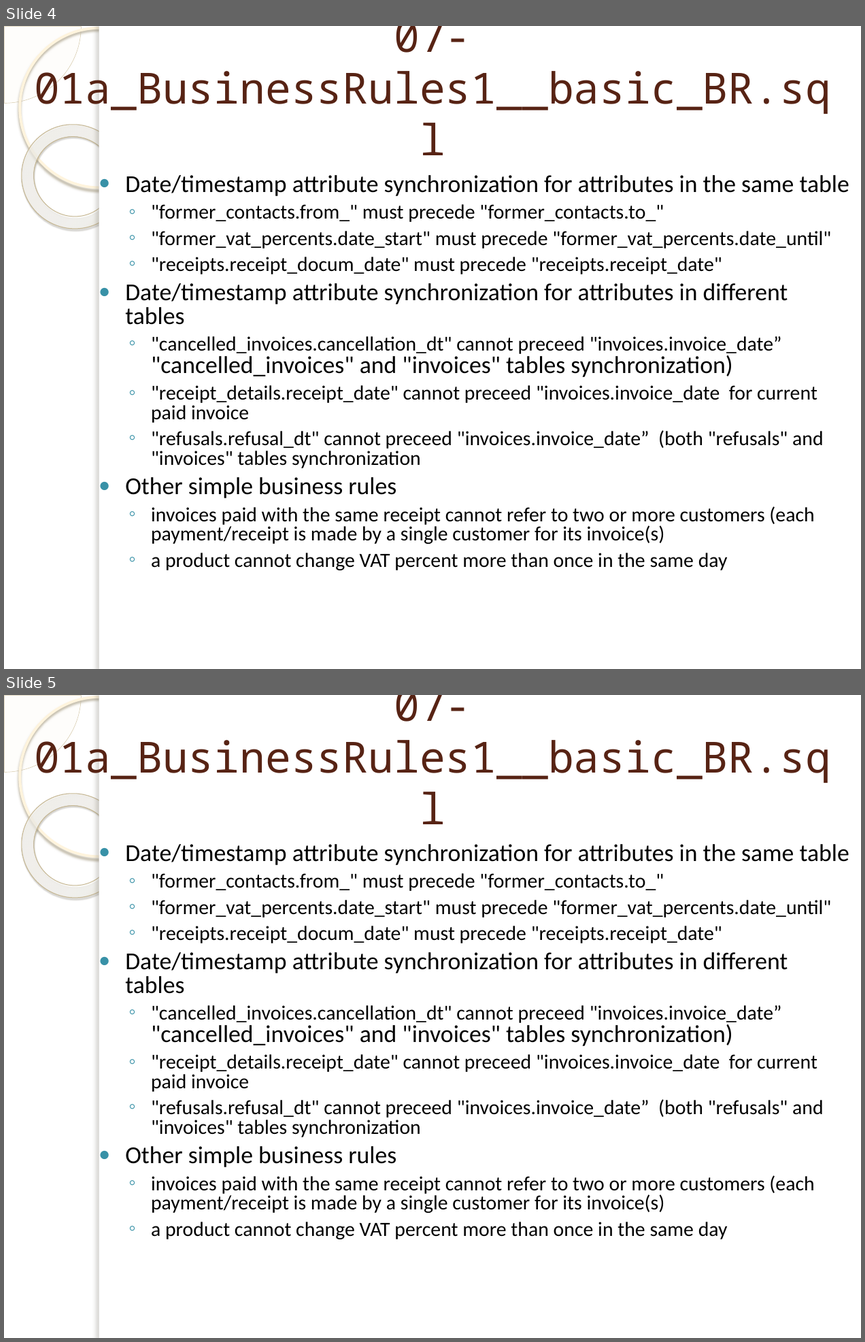
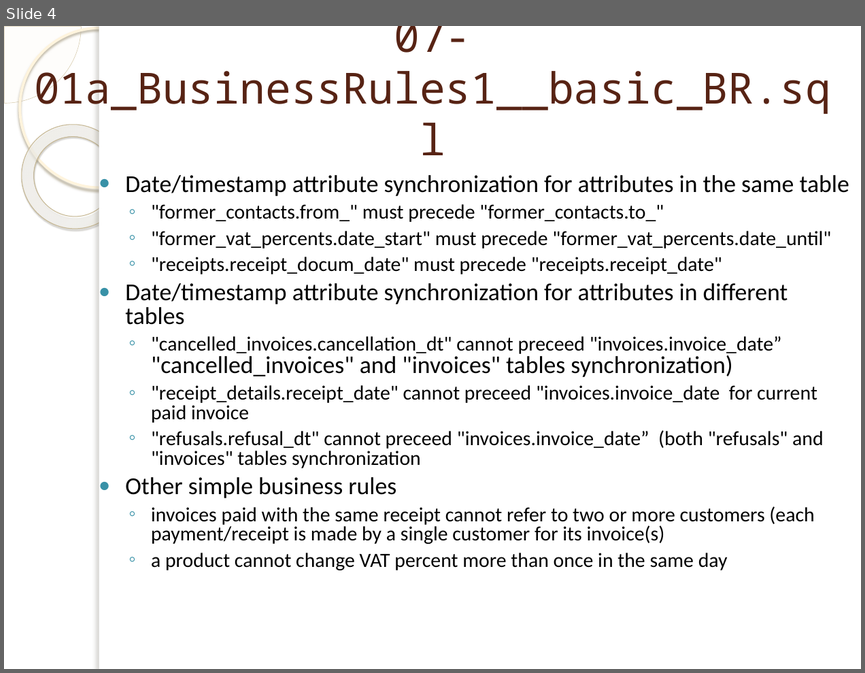
Before and after one commit to marinfotache/Database-Logic-in-Business-Applications, a slide deck: 07_Business Rules with PL SQL/07-01_en_Business Rules with PL SQL (1).pptx. Shown one above the other, each under a label of ours: slides 4 and 5 before the commit, slide 4 after it. The pictures are 865x1342 and 865x673 pixels, drawn with LibreOffice and Linux fonts; fonts in the diff are those of the drawing; background and template pictures are left out. Boxes give left, top, right and bottom in pixels: in the first picture for what was removed or moved away, otherwise in the second. Text is boxed around its words. In the diff, an @@ line names an element or a change of style, - is before the commit and + after.

```diff
--- a/07_Business Rules with PL SQL/07-01_en_Business Rules with PL SQL (1).pptx
+++ b/07_Business Rules with PL SQL/07-01_en_Business Rules with PL SQL (1).pptx
@@ slide 5 removed at box(4, 695, 861, 1338), background picture (left out); not listed: 5 template elements that a slide beside it also shows @@
@@ title removed at box(34, 695, 831, 783) @@
-07-01a_BusinessRules1__basic_BR.sql
@@ text removed at box(125, 844, 849, 1239) @@
-● Date/timestamp attribute synchronization for attributes in the same table
-  ◦ "former_contacts.from_" must precede "former_contacts.to_"
-  ◦ "former_vat_percents.date_start" must precede "former_vat_percents.date_until"
-  ◦ "receipts.receipt_docum_date" must precede "receipts.receipt_date"
-● Date/timestamp attribute synchronization for attributes in different tables
-  ◦ "cancelled_invoices.cancellation_dt" cannot preceed "invoices.invoice_date” "cancelled_invoices" and "invoices" tables synchronization)
-  ◦ "receipt_details.receipt_date" cannot preceed "invoices.invoice_date for current paid invoice
-  ◦ "refusals.refusal_dt" cannot preceed "invoices.invoice_date” (both "refusals" and "invoices" tables synchronization
-● Other simple business rules
-  ◦ invoices paid with the same receipt cannot refer to two or more customers (each payment/receipt is made by a single customer for its invoice(s)
-  ◦ a product cannot change VAT percent more than once in the same day
```
Also in this commit, not shown: 2 slides added.
